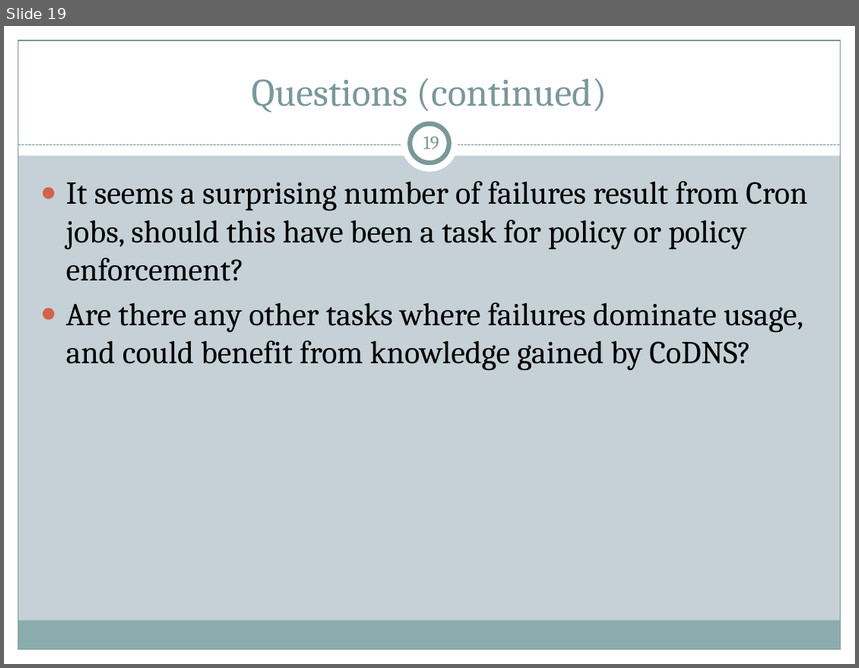
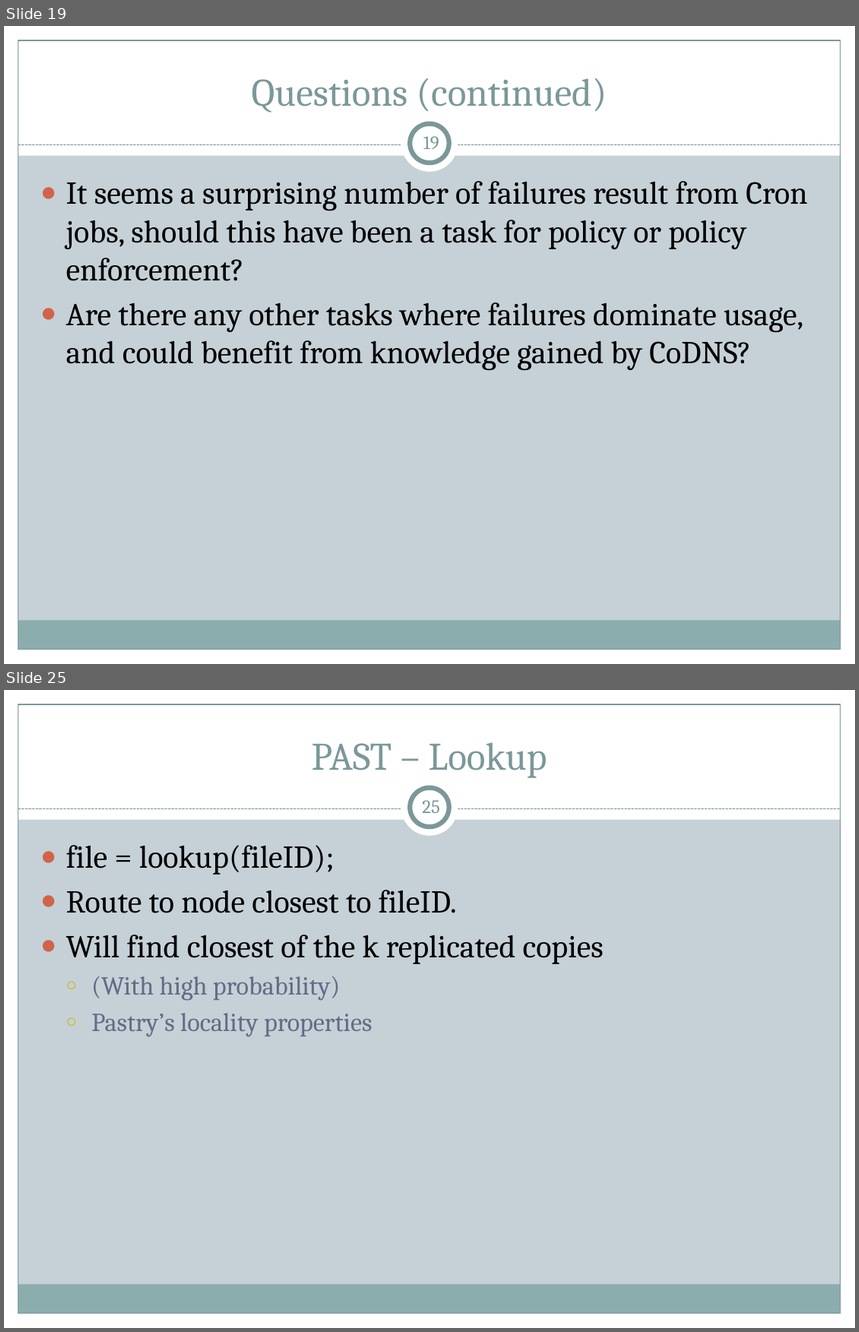
Before and after one commit to cs525-koala/documents, a slide deck: p2p/P2P Apps.pptx. Shown one above the other, each under a label of ours: slide 19 before the commit, slides 19 and 25 after it; the slides between them are not shown. The pictures are 859x668 and 859x1332 pixels, drawn with LibreOffice and Linux fonts; fonts in the diff are those of the drawing. Boxes give left, top, right and bottom in pixels: in the first picture for what was removed or moved away, otherwise in the second. Text is boxed around its words. In the diff, an @@ line names an element or a change of style, - is before the commit and + after.

Commit message:
presentation: work on migrating PAST slides over; add pastry review

```diff
--- a/p2p/P2P Apps.pptx
+++ b/p2p/P2P Apps.pptx
@@ slide 25 added at box(4, 690, 855, 1328), background #C5D1D7; not listed: 9 template elements that a slide beside it also shows @@
@@ title added at box(312, 742, 547, 778), 33 pt, text #7C999A @@
+PAST – Lookup
@@ page number added at box(422, 800, 439, 813), 16 pt, text #7C999A @@
+25
@@ text added at box(66, 845, 604, 1037), 27 pt, text #000000 @@
+● file = lookup(fileID);
+● Route to node closest to fileID.
+● Will find closest of the k replicated copies
+  ○ (With high probability)
+  ○ Pastry’s locality properties
```
Also in this commit, not shown: 8 other slides added.
